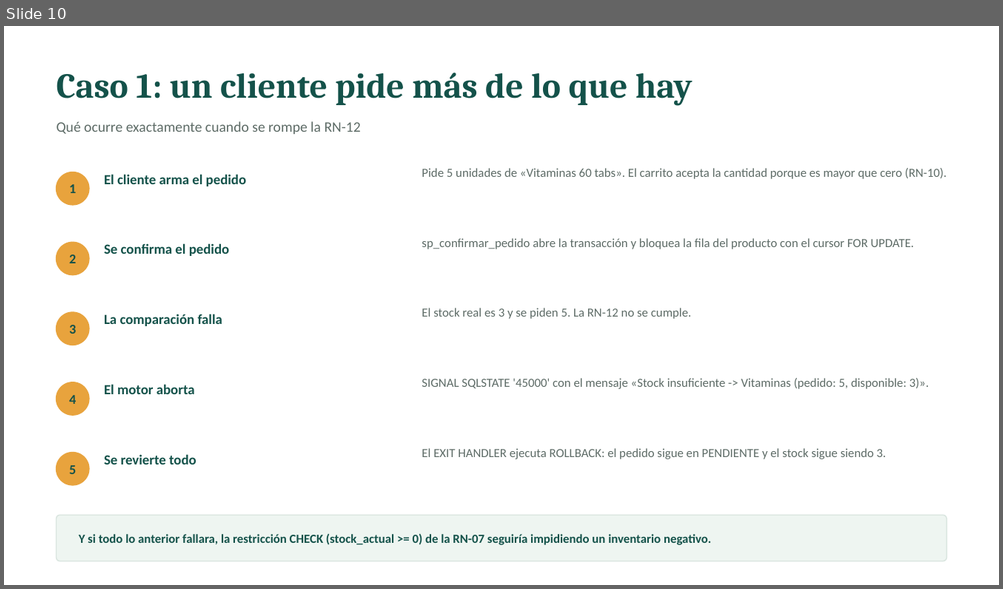
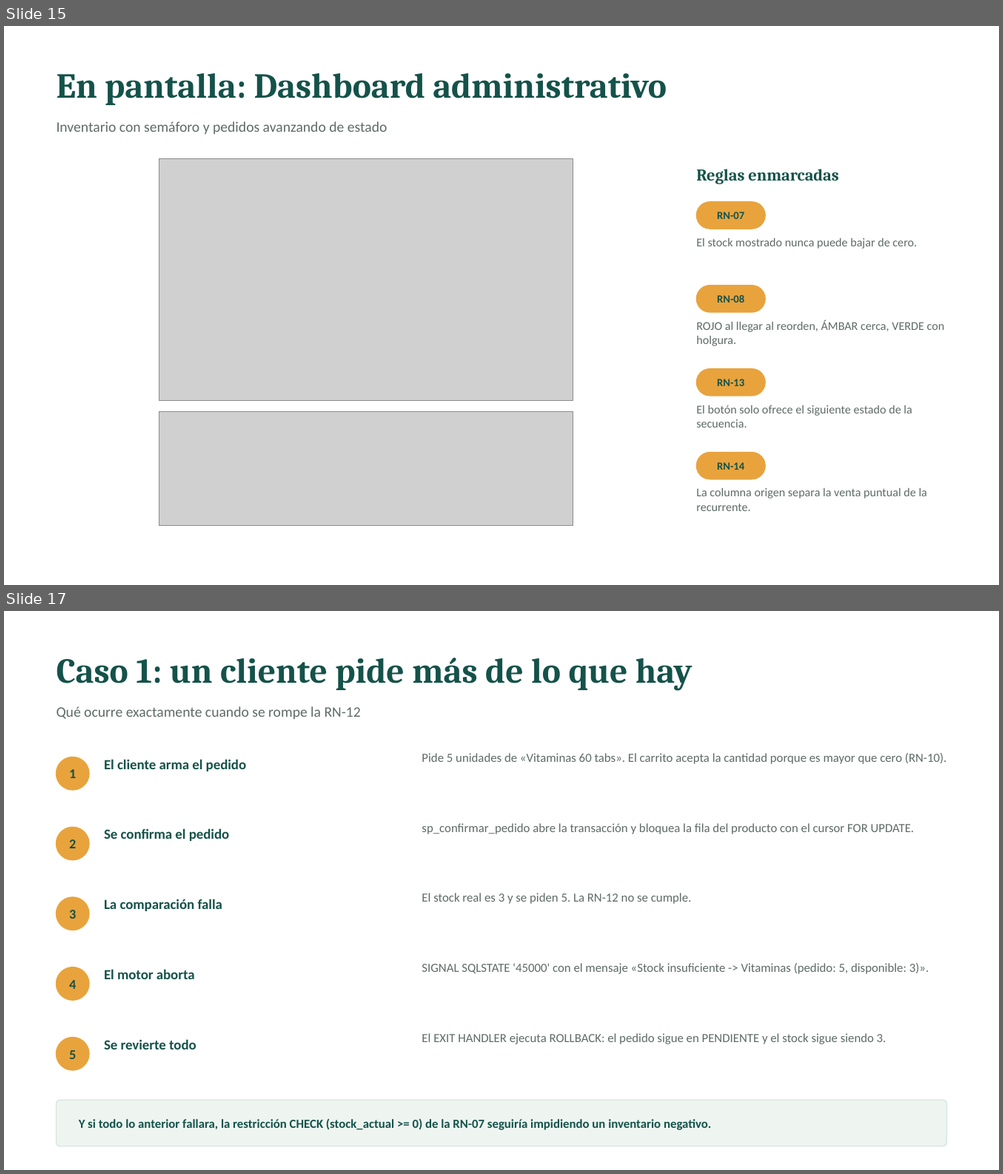
Before and after one commit to BrahamsCode/VetPetSurco, a slide deck: docs/presentacion/ReglasDeNegocio_VetPetConnect.pptx. Shown one above the other, each under a label of ours: slide 10 before the commit, slides 15 and 17 after it; the slides between them are not shown. The pictures are 1003x589 and 1003x1174 pixels, drawn with LibreOffice and Linux fonts; fonts in the diff are those of the drawing; grey boxes stand for pictures. Boxes give left, top, right and bottom in pixels: in the first picture for what was removed or moved away, otherwise in the second. Text is boxed around its words. In the diff, an @@ line names an element or a change of style, - is before the commit and + after.

```diff
--- a/docs/presentacion/ReglasDeNegocio_VetPetConnect.pptx
+++ b/docs/presentacion/ReglasDeNegocio_VetPetConnect.pptx
@@ slide 15 added at box(4, 26, 999, 585), background #FFFFFF @@
@@ text added at box(57, 73, 666, 105), 34 pt, text #14524A, bold @@
+En pantalla: Dashboard administrativo
@@ text added at box(57, 121, 387, 134), 14 pt, text #5D6B66 @@
+Inventario con semáforo y pedidos avanzando de estado
@@ picture added at box(159, 158, 573, 400) @@
@@ text added at box(696, 169, 838, 184), 16 pt, text #14524A, bold @@
+Reglas enmarcadas
@@ rounded rectangle added at box(697, 202, 765, 229), fill #E8A33D, outline #E8A33D 1 pt @@
@@ text added at box(717, 212, 744, 219), 10.5 pt, text #14524A, bold @@
+RN-07
@@ text added at box(696, 238, 916, 249), 11.5 pt, text #5D6B66 @@
+El stock mostrado nunca puede bajar de cero.
@@ rounded rectangle added at box(697, 286, 765, 312), fill #E8A33D, outline #E8A33D 1 pt @@
@@ text added at box(717, 295, 744, 303), 10.5 pt, text #14524A, bold @@
+RN-08
@@ text added at box(696, 321, 945, 346), 11.5 pt, text #5D6B66 @@
+ROJO al llegar al reorden, ÁMBAR cerca, VERDE con holgura.
@@ rounded rectangle added at box(697, 369, 765, 396), fill #E8A33D, outline #E8A33D 1 pt @@
@@ text added at box(717, 379, 744, 386), 10.5 pt, text #14524A, bold @@
+RN-13
@@ picture added at box(159, 412, 573, 526) @@
@@ text added at box(696, 406, 911, 428), 11.5 pt, text #5D6B66 @@
+El botón solo ofrece el siguiente estado de la secuencia.
@@ rounded rectangle added at box(697, 453, 765, 480), fill #E8A33D, outline #E8A33D 1 pt @@
@@ text added at box(717, 463, 744, 470), 10.5 pt, text #14524A, bold @@
+RN-14
@@ text added at box(696, 488, 927, 511), 11.5 pt, text #5D6B66 @@
+La columna origen separa la venta puntual de la recurrente.
@@ what was slide 10 is now slide 17 @@
```
Also in this commit, not shown: 1 slide changed, 6 other slides added, 38 other files.
